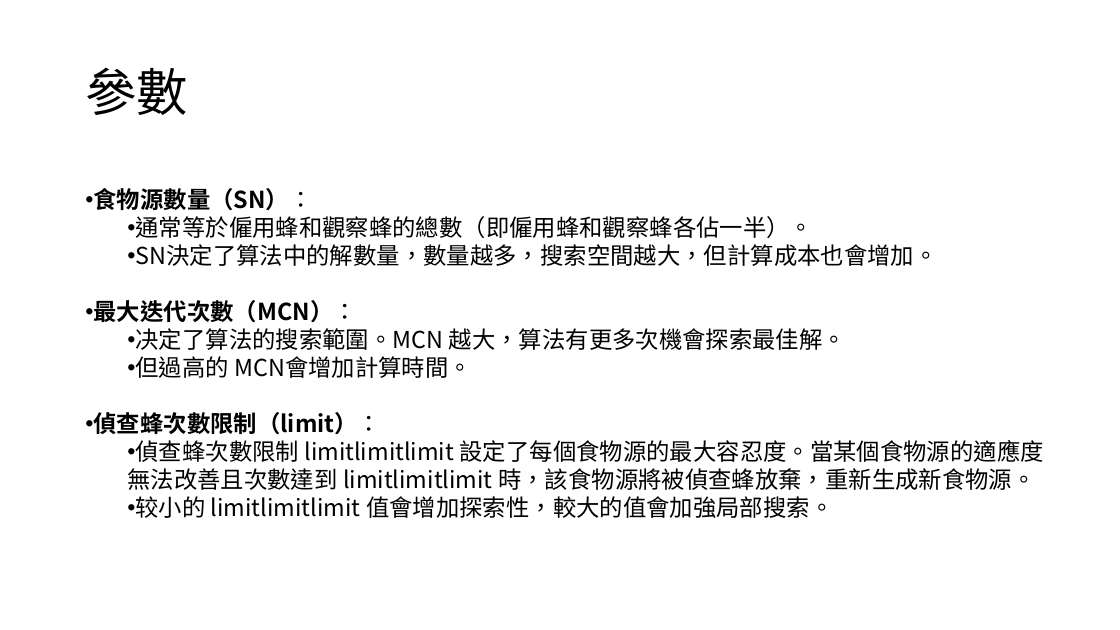
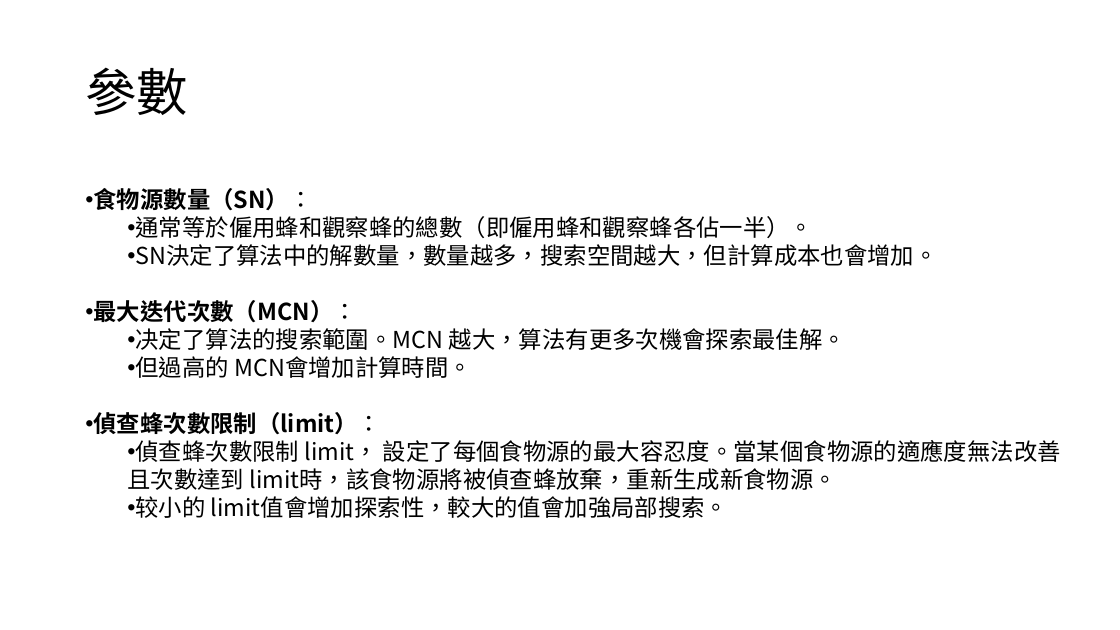
Before and after one commit to dreamakerChao/algorithm_final, a slide deck: slide 2 of 高等演算法報告.pptx (slide 6 before the commit). Drawn at 1120x630 pixels with LibreOffice and Linux fonts; fonts in the diff are those of the drawing. Boxes give left, top, right and bottom in pixels: in the first picture for what was removed or moved away, otherwise in the second. Text is boxed around its words. In the diff, an @@ line names an element or a change of style, - is before the commit and + after.

```diff
--- a/高等演算法報告.pptx
+++ b/高等演算法報告.pptx
@@ text at (127,440,1061,518): text changed @@
-  • 偵查蜂次數限制 limitlimitlimit 設定了每個食物源的最大容忍度。當某個食物源的適應度無法改善且次數達到 limitlimitlimit 時，該食物源將被偵查蜂放棄，重新生成新食物源。
-  • 较小的 limitlimitlimit 值會增加探索性，較大的值會加強局部搜索。
+  • 偵查蜂次數限制 limit， 設定了每個食物源的最大容忍度。當某個食物源的適應度無法改善且次數達到 limit時，該食物源將被偵查蜂放棄，重新生成新食物源。
+  • 较小的 limit值會增加探索性，較大的值會加強局部搜索。
```
Also in this commit, not shown: 2 other slides changed, 2 slides added, 6 slides removed, 2 other files.
